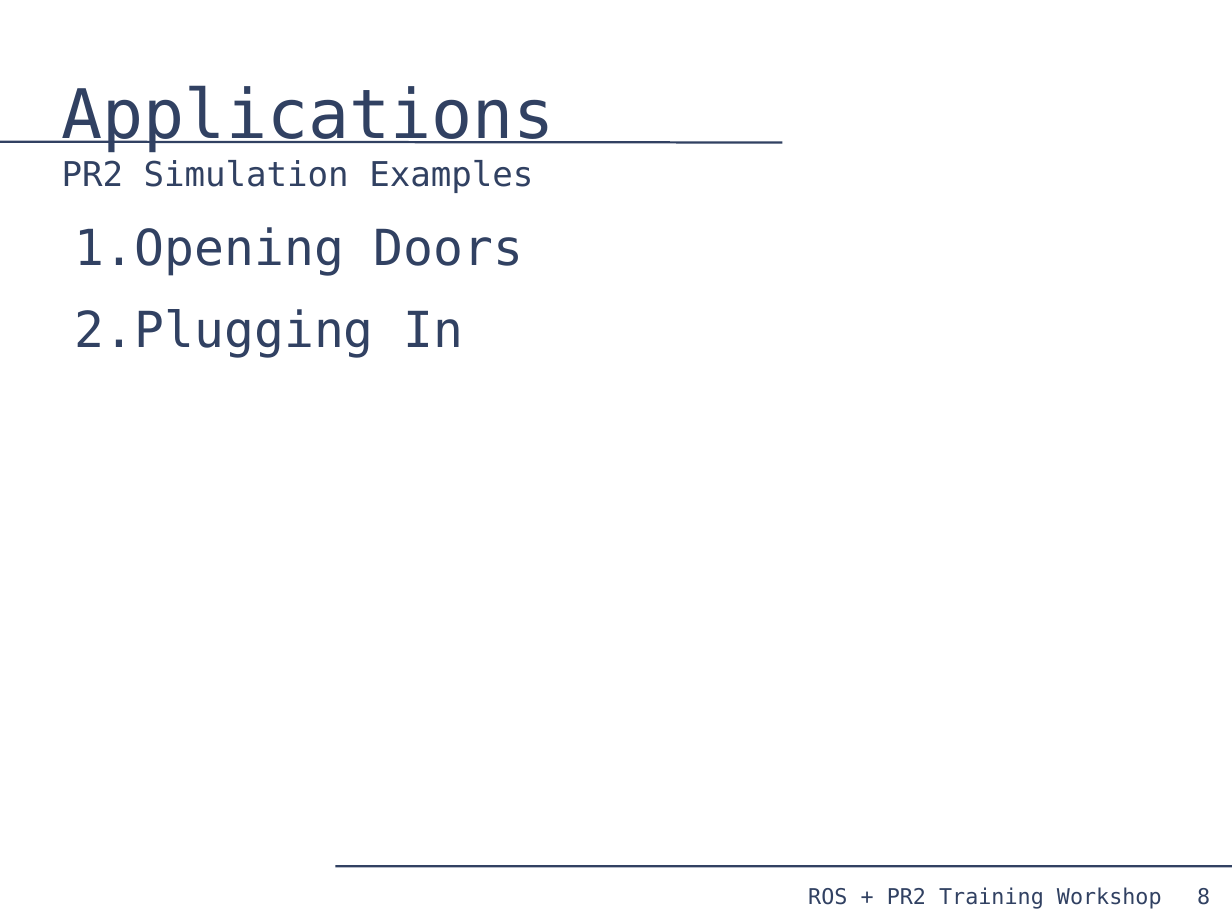
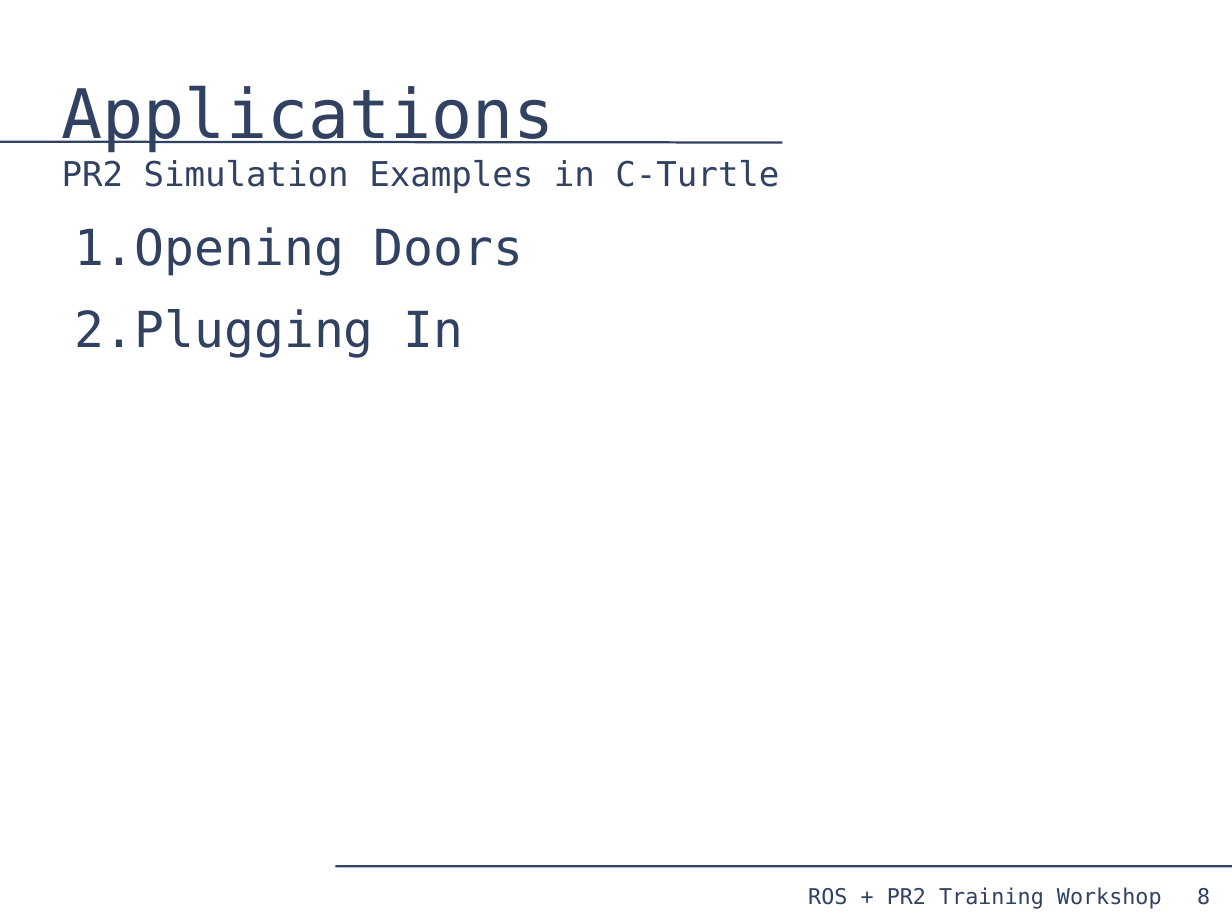
Before and after one commit to PR2/pr2_docs, a slide deck: slide 8 of pr2_training_workshop/simulation/simulation_training_workshop_rev2.odp. Drawn at 1232x924 pixels with LibreOffice and Linux fonts; fonts in the diff are those of the drawing. Boxes give left, top, right and bottom in pixels: in the first picture for what was removed or moved away, otherwise in the second. Text is boxed around its words. In the diff, an @@ line names an element or a change of style, - is before the commit and + after.

```diff
--- a/pr2_training_workshop/simulation/simulation_training_workshop_rev2.odp
+++ b/pr2_training_workshop/simulation/simulation_training_workshop_rev2.odp
@@ title at [62, 85, 779, 193]: text changed @@
-Applications
-PR2 Simulation Examples
+Applications
+PR2 Simulation Examples in C-Turtle
```
Also in this commit, not shown: 3 other slides changed.
